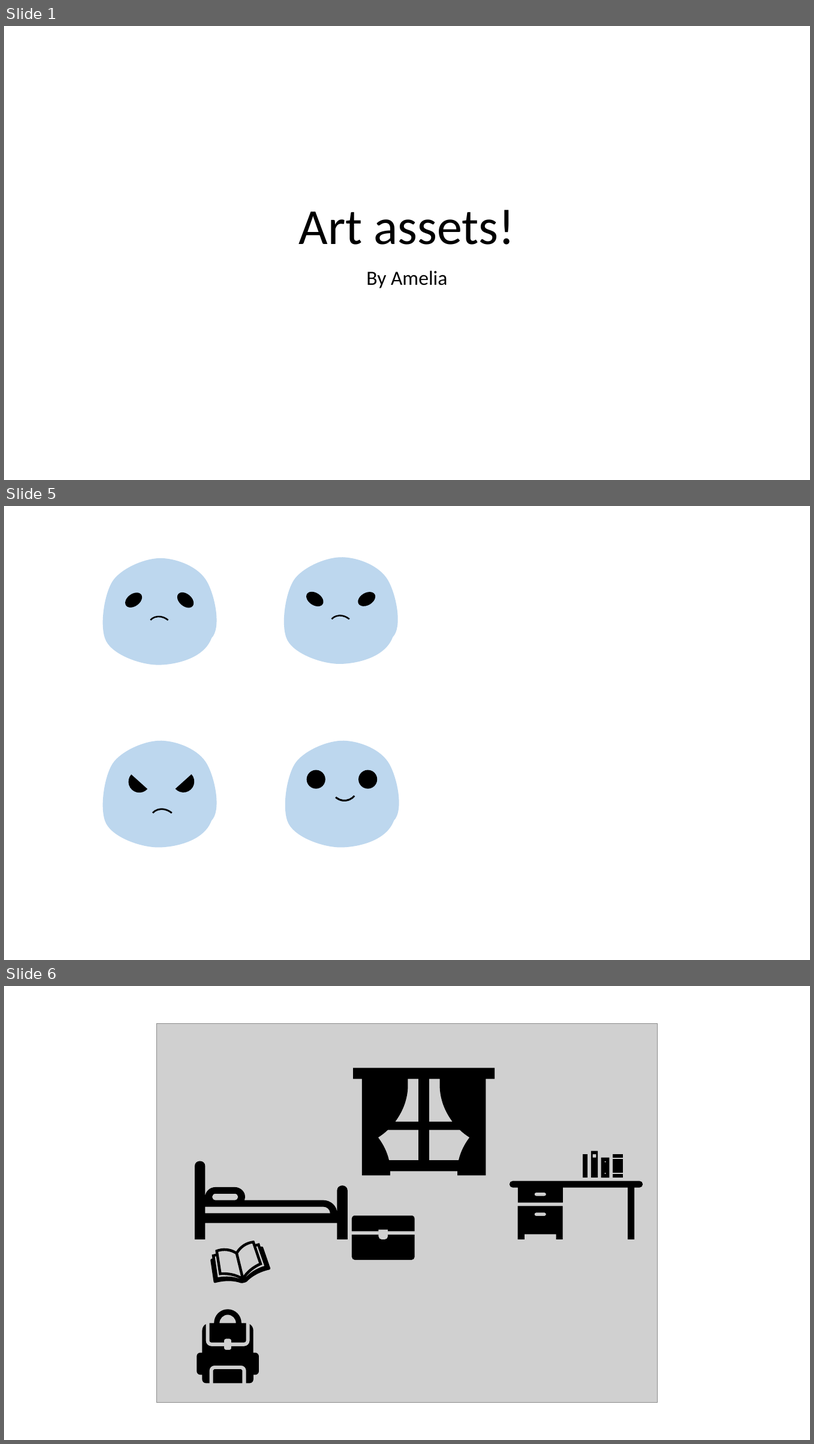
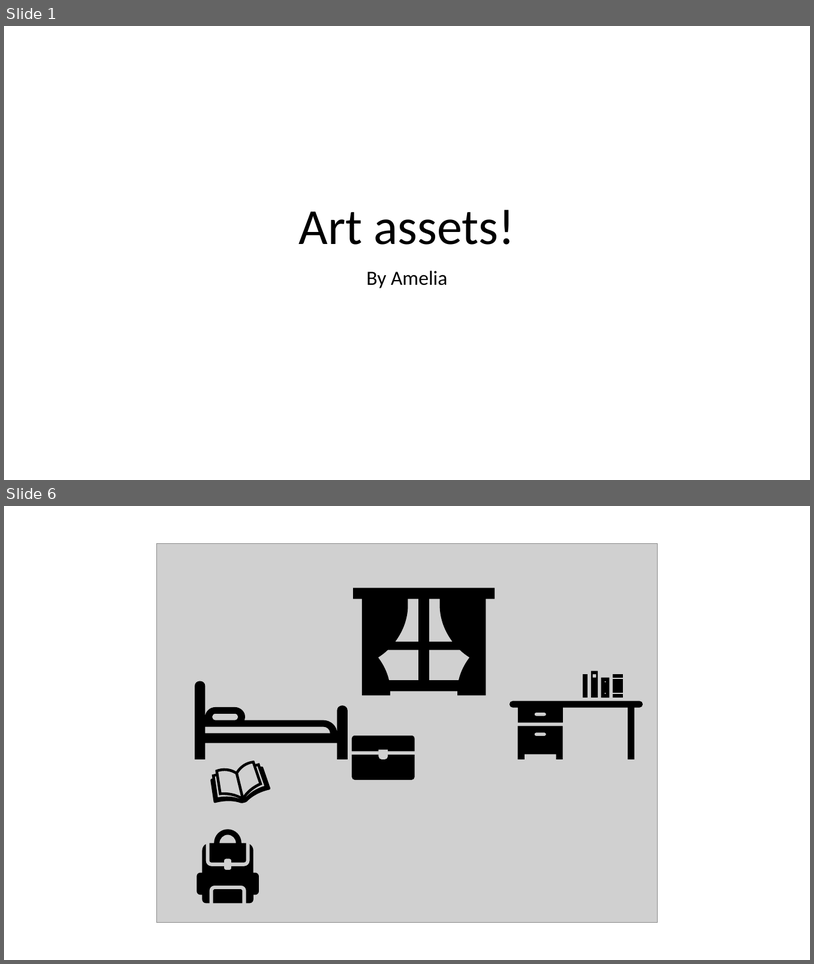
Before and after one commit to AmeliaTYR/SlimeFighter, a slide deck: otherFiles/art.pptx. Shown one above the other, each under a label of ours: slides 1, 5 and 6 before the commit, slides 1 and 6 after it; the slides between them are not shown. The pictures are 814x1444 and 814x964 pixels, drawn with LibreOffice and Linux fonts; fonts in the diff are those of the drawing; grey boxes stand for pictures. Boxes give left, top, right and bottom in pixels: in the first picture for what was removed or moved away, otherwise in the second. Text is boxed around its words. In the diff, an @@ line names an element or a change of style, - is before the commit and + after.

```diff
--- a/otherFiles/art.pptx
+++ b/otherFiles/art.pptx
@@ slide 5 removed at box(4, 506, 810, 960), background #FFFFFF @@
@@ freeform shape removed at box(102, 558, 216, 664) @@
@@ freeform shape removed at box(284, 558, 398, 664) @@
@@ ellipse removed at box(123, 589, 145, 610) @@
@@ ellipse removed at box(175, 589, 197, 610) @@
@@ ellipse removed at box(304, 589, 326, 609) @@
@@ ellipse removed at box(356, 589, 378, 609) @@
@@ arch (boxed as its full ring) removed at box(142, 611, 179, 647) @@
@@ arch (boxed as its full ring) removed at box(324, 610, 360, 646) @@
@@ freeform shape removed at box(102, 741, 216, 847) @@
@@ freeform shape removed at box(285, 741, 399, 847) @@
@@ chord (boxed as its full ellipse) removed at box(124, 766, 155, 797) @@
@@ chord (boxed as its full ellipse) removed at box(168, 766, 199, 796) @@
@@ ellipse removed at box(307, 770, 326, 789) @@
@@ arch (boxed as its full ring) removed at box(325, 768, 364, 807) @@
@@ ellipse removed at box(359, 770, 377, 789) @@
@@ arch (boxed as its full ring) removed at box(144, 802, 183, 841) @@
```
Also in this commit, not shown: 2 slides changed, 13 slides added, 3 other slides removed, 17 other files.
